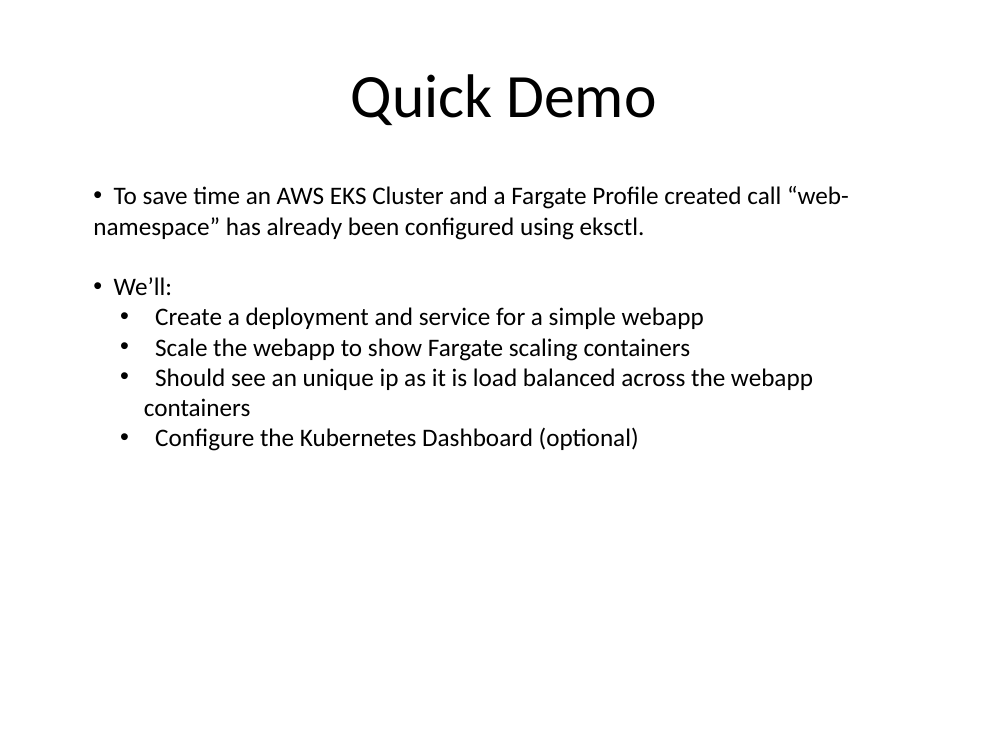
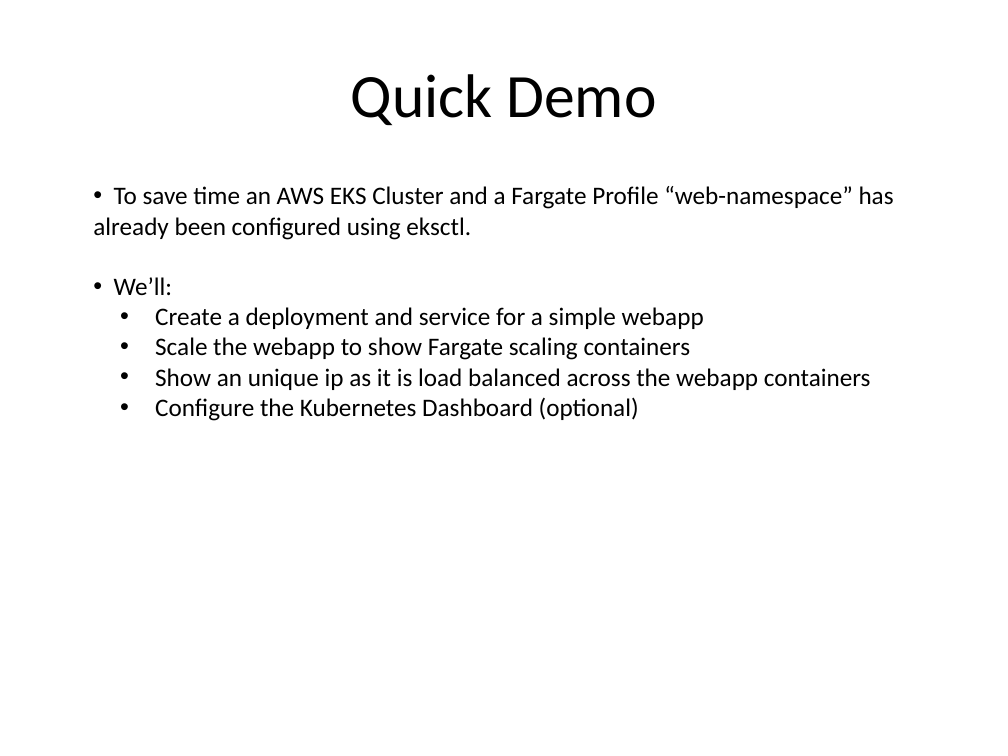
Before and after one commit to kskalvar/aws-eks-cluster-fargate-quickstart, a slide deck: slide 9 of slides/AWS-EKS-Cluster-Fargate-Quickstart.pptx. Drawn at 1008x756 pixels with LibreOffice and Linux fonts; fonts in the diff are those of the drawing; background and template pictures are left out. Boxes give left, top, right and bottom in pixels: in the first picture for what was removed or moved away, otherwise in the second. Text is boxed around its words. In the diff, an @@ line names an element or a change of style, - is before the commit and + after.

Commit message:
Update slides

```diff
--- a/slides/AWS-EKS-Cluster-Fargate-Quickstart.pptx
+++ b/slides/AWS-EKS-Cluster-Fargate-Quickstart.pptx
@@ text at box(93, 186, 894, 240): text changed @@
-• To save time an AWS EKS Cluster and a Fargate Profile created call “web-namespace” has already been configured using eksctl.
+• To save time an AWS EKS Cluster and a Fargate Profile “web-namespace” has already been configured using eksctl.
@@ text at box(155, 368, 871, 390): text changed @@
-  • Should see an unique ip as it is load balanced across the webapp containers
+  • Show an unique ip as it is load balanced across the webapp containers
```
Also in this commit, not shown: 3 other slides changed.
